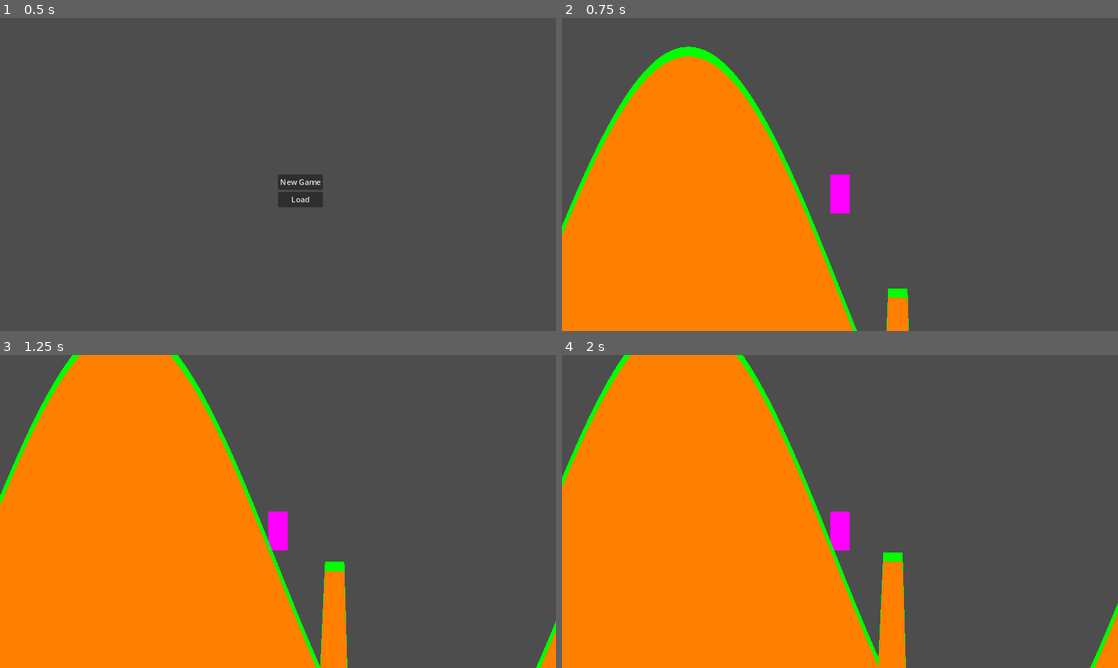
Above: before the commit, frames 1-4 (two rows, left to right).
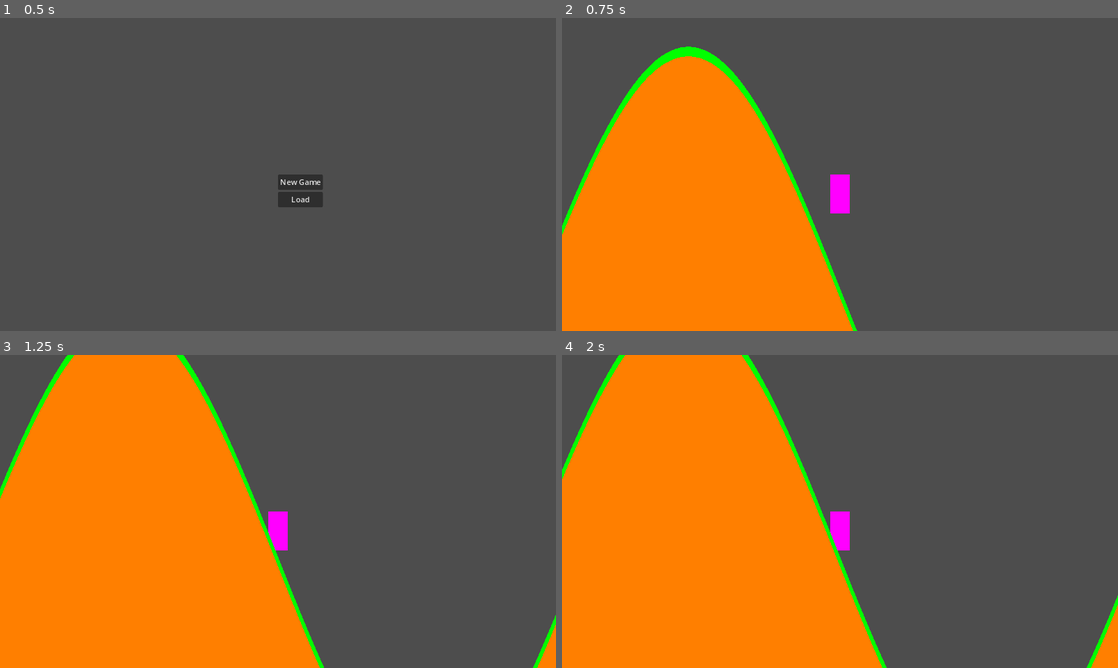
Above: after the commit, the same moments.

Repository: Shadowdragon019/Buildheim
Game: Godot game, scene res://main_menu/main_menu.tscn
Same seed, same stepped clock (60 frames per second), same inputs: the game is played once before the commit and once after it.
Inputs (mouse positions are in pixels of both pictures, inside the frame that each line leads up to):
- Up to frame 1 (0.5 s): no input
- Up to frame 2 (0.75 s): click "New Game" at 0.5 s
- Up to frame 3 (1.25 s): no input
- Up to frame 4 (2 s): move the mouse to (962, 495) at 1.27 s; hold E (index_right) from 1.28 s (still down); tap Mouse wheel down (back) at 1.35 s; tap Mouse wheel up (forwards) at 1.55 s

Frame 1 is identical in both runs. In frame 2, 0.5% of the frame differs, in the area x 58-63%, y 86-100%; in frame 3, 3.4%; in frame 4, 3.6%, in the area x 0-100%, y 0-100%.

Commit message:
Added basic player terraform #7

Diff:
--- a/player2/player.gd
+++ b/player2/player.gd
@@ -10,9 +10,9 @@
 
 func _physics_process(delta: float) -> void:
 	var new_zoom: float = camera.zoom.x
-	if Input.is_action_just_pressed("forwards") && !TestBuildingGlobal.building_mode_enabled:
+	if Input.is_action_just_pressed("forwards") && !TestBuildingGlobal.building_enabled:
 		new_zoom += 10.0 * delta
-	if Input.is_action_just_pressed("back") && !TestBuildingGlobal.building_mode_enabled:
+	if Input.is_action_just_pressed("back") && !TestBuildingGlobal.building_enabled:
 		new_zoom += -10.0 * delta
 	if new_zoom < 0.05:
 		new_zoom = 0.05
--- a/player2/player.tscn
+++ b/player2/player.tscn
@@ -5,8 +5,8 @@
 [sub_resource type="PlaceholderTexture2D" id="PlaceholderTexture2D_e2dns"]
 size = Vector2(20, 40)
 
-[sub_resource type="RectangleShape2D" id="RectangleShape2D_tr62l"]
-size = Vector2(20, 40)
+[sub_resource type="CapsuleShape2D" id="CapsuleShape2D_5uewe"]
+height = 40.0
 
 [node name="Player" type="CharacterBody2D"]
 floor_max_angle = 1.309
@@ -23,4 +23,4 @@
 
 [node name="CollisionShape2D" type="CollisionShape2D" parent="."]
 position = Vector2(0, -20)
-shape = SubResource("RectangleShape2D_tr62l")
+shape = SubResource("CapsuleShape2D_5uewe")
--- a/project.godot
+++ b/project.godot
@@ -88,6 +88,11 @@
 "events": [Object(InputEventKey,"resource_local_to_scene":false,"resource_name":"","device":-1,"window_id":0,"alt_press …(191 unchanged characters)…
 ]
 }
+toggle_terrain_editing={
+"deadzone": 0.5,
+"events": [Object(InputEventKey,"resource_local_to_scene":false,"resource_name":"","device":-1,"window_id":0,"alt_pressed":false,"shift_pressed":false,"ctrl_pressed":false,"meta_pressed":false,"pressed":false,"keycode":0,"physical_keycode":82,"key_label":0,"unicode":114,"location":0,"echo":false,"script":null)
+]
+}
 
 [rendering]
 
--- a/tests/test-building/global.gd
+++ b/tests/test-building/global.gd
@@ -8,20 +8,33 @@
 
 var load_game = false
 var objects_over_mouse: Array[WorldObject] = []
-var building_mode_enabled := false
+var building_enabled := false :
+	set(value):
+		building_enabled = value
+		if terraforming_enabled && value:
+			terraforming_enabled = false
+var terraforming_enabled := false :
+	set(value):
+		terraforming_enabled = value
+		if building_enabled && value:
+			building_enabled = false
 var snap_point_index := 4
+
 
 func _process(_delta: float) -> void:
 	if !objects_over_mouse.is_empty():
-		if building_mode_enabled: last_oom().modulate = Color(2, 2, 1)
+		if building_enabled: last_oom().modulate = Color(2, 2, 1)
 		else: last_oom().modulate = Color.WHITE
 		if objects_over_mouse.size() >= 2:
 			for i in range(objects_over_mouse.size()-1):
 				objects_over_mouse[i].modulate = Color.WHITE
 	if Input.is_action_just_pressed("toggle_building_mode"):
-		building_mode_enabled = !building_mode_enabled
-		if !building_mode_enabled && !objects_over_mouse.is_empty():
+		building_enabled = !building_enabled
+		if !building_enabled && !objects_over_mouse.is_empty():
 			last_oom().modulate = Color.WHITE
+	if Input.is_action_just_pressed("toggle_terrain_editing"):
+		terraforming_enabled = !terraforming_enabled
+
 
 ## Last object over mouse index
 func last_oom_index() -> int:
@@ -29,6 +42,8 @@
 		return 0
 	else:
 		return objects_over_mouse.size()-1
+
+
 ## Last object over mouse
 func last_oom() -> WorldObject:
 	if objects_over_mouse.is_empty():
--- a/tests/test-building/world.gd
+++ b/tests/test-building/world.gd
@@ -4,13 +4,14 @@
 const packed_object := preload("res://object/object.tscn")
 const packed_ground_shader := preload("res://tests/test-building/ground.gdshader")
 const chunk_bottom := 1000
-const chunk_point_width := 5
+const point_width := 5
 const points_per_chunk := 400
-const chunk_width := chunk_point_width * points_per_chunk
+const chunk_width := point_width * points_per_chunk
 
 @onready var player: CharacterBody2D = $Player
-@onready var preview : Sprite2D = $Preview # Shader will break if there's more then one instance
+@onready var building_preview : Sprite2D = $BuildingPreview # Shader will break if there's more then one instance
 @onready var snapping_area: Area2D = $SnappingArea
+@onready var terraforming_preview: Polygon2D = $TerraformingPreview
 var object_rotation := 0.0
 var blocking_objects : Array[Node2D] = []
 var snap_objects : Array[WorldObject] = []
@@ -19,9 +20,20 @@
 #Dictionary[int, Dictionary[int, float]]
 var new_chunk_heights : Dictionary = {}
 
-
 func chunk_index_at_x(x: float) -> int:
-	return floori(x / chunk_width)
+	@warning_ignore("narrowing_conversion")
+	var chunk_index : int = x / chunk_width
+	if x < 0:
+		chunk_index -= 1
+	return chunk_index
+
+
+func point_index_at_x(x: float) -> int:
+	@warning_ignore("integer_division")
+	var point_index := (int(x + float(point_width) / 2.0) % chunk_width) / point_width
+	if point_index < 0:
+		point_index += points_per_chunk
+	return point_index
 
 
 func get_height(chunk_index: int, point_index: int) -> float:
@@ -38,7 +50,7 @@
 	else:
 		new_chunk_heights[chunk_index] = heights
 
-	# Set other chun
+	# Set other chunk
 	if smart_points:
 		if heights.has(0):
 			set_heights(chunk_index - 1, {points_per_chunk: heights[0]}, false)
@@ -66,7 +78,7 @@
 		var chunk_heights_portion : PackedFloat32Array = []
 		var start_x = chunk_width * chunk_index
 		for i in range(points_per_chunk + 1):
-			var x : float = start_x + i * chunk_point_width
+			var x : float = start_x + i * point_width
 			var y : float = sin(x/100.0) * 250.0
 			#if sin(x/2500.0) < 0:
 				#y += sin(x/2500.0) * 2500.0
@@ -103,7 +115,7 @@
 
 		var start_x = chunk_width * chunk_index
 		for i in range(points_per_chunk + 1):
-			var x : float = start_x + i * chunk_point_width
+			var x : float = start_x + i * point_width
 			var y : float = chunk_heights[chunk_index][i]
 			grass_points[i] = Vector2(x, y)
 			grass_points[(points_per_chunk + 1) * 2 - i - 1] = Vector2(x, y - 10)
@@ -143,6 +155,7 @@
 
 
 func save_game():
+	print("Saving!")
 	var save := FileAccess.open("user://save.json", FileAccess.WRITE)
 	var data := {
 		"player_position": {
@@ -161,62 +174,76 @@
 		load_game()
 
 	# Dictionary[int, float]
-	new_chunk_heights.merge({
-		0: {
-			10: 0,
-			11: 0,
-			12: 0,
-			13: 0,
-			14: 0,
-			-1: 0,
-			points_per_chunk + 1: 0,
-			0: chunk_bottom + 1
-		},
-		1000: {}
-	}, true)
-	set_heights(0, {points_per_chunk: -100})
+	set_heights(0, {
+		400: 0,
+		399: 0,
+		398: 0,
+		397: 0,
+		396: 0,
+	})
+
+
+
 
 func _process(_delta: float):
-	if Input.is_action_just_pressed("forwards") && TestBuildingGlobal.building_mode_enabled:
+	var global_mouse_position := get_global_mouse_position()
+
+	# Building
+	#region
+	if Input.is_action_just_pressed("forwards") && TestBuildingGlobal.building_enabled:
 		object_rotation += PI/8.0
-	if Input.is_action_just_pressed("back") && TestBuildingGlobal.building_mode_enabled:
+	if Input.is_action_just_pressed("back") && TestBuildingGlobal.building_enabled:
 		object_rotation += -PI/8.0
 
-	preview.global_position = get_global_mouse_position()
-	preview.rotation = object_rotation
+	building_preview.global_position = global_mouse_position
+	building_preview.rotation = object_rotation
 	snapping_area.rotation = object_rotation
-	preview.visible = TestBuildingGlobal.building_mode_enabled
-	snapping_area.visible = TestBuildingGlobal.building_mode_enabled
-
-	if Input.is_action_just_pressed("index_right") && TestBuildingGlobal.building_mode_enabled:
+	building_preview.visible = TestBuildingGlobal.building_enabled
+	snapping_area.visible = TestBuildingGlobal.building_enabled
+
+	if Input.is_action_just_pressed("index_right") && TestBuildingGlobal.building_enabled:
 		TestBuildingGlobal.snap_point_index -= 1
 		if TestBuildingGlobal.snap_point_index < 0:
 			TestBuildingGlobal.snap_point_index = TestBuildingGlobal.object_snap_points.size() - 1
-	if Input.is_action_just_pressed("index_left") && TestBuildingGlobal.building_mode_enabled:
+	if Input.is_action_just_pressed("index_left") && TestBuildingGlobal.building_enabled:
 		TestBuildingGlobal.snap_point_index += 1
 		if TestBuildingGlobal.snap_point_index >= TestBuildingGlobal.object_snap_points.size():
 			TestBuildingGlobal.snap_point_index = 0
-	preview.global_position = preview.to_global(TestBuildingGlobal.object_snap_points[TestBuildingGlobal.snap_point_index])
-	snapping_area.global_position = get_global_mouse_position()
+	building_preview.global_position = building_preview.to_global(TestBuildingGlobal.object_snap_points[TestBuildingGlobal.snap_point_index])
+	snapping_area.global_position = global_mouse_position
 
 	for snap_object in snap_objects:
 		for snap_point in snap_object.snap_points:
 			var distance := snapping_area.global_position.distance_to(snap_point)
 			if distance < 2:
-				preview.global_position = snap_point
-				preview.global_position = preview.to_global(TestBuildingGlobal.object_snap_points[TestBuildingGlobal.snap_point_index])
+				building_preview.global_position = snap_point
+				building_preview.global_position = building_preview.to_global(TestBuildingGlobal.object_snap_points[TestBuildingGlobal.snap_point_index])
 				break
 
 	# Place object
-	if Input.is_action_just_pressed("left_click") && TestBuildingGlobal.building_mode_enabled:
+	if Input.is_action_just_pressed("left_click") && TestBuildingGlobal.building_enabled:
 		var object : StaticBody2D = packed_object.instantiate()
-		object.global_position = preview.global_position
-		object.global_rotation = preview.global_rotation
+		object.global_position = building_preview.global_position
+		object.global_rotation = building_preview.global_rotation
 		add_child(object)
 	# Remove object
-	if Input.is_action_just_released("right_click") && !TestBuildingGlobal.objects_over_mouse.is_empty() && TestBuildingGlobal.building_mode_enabled:
+	if Input.is_action_just_released("right_click") && !TestBuildingGlobal.objects_over_mouse.is_empty() && TestBuildingGlobal.building_enabled:
 		TestBuildingGlobal.last_oom().queue_free()
 		TestBuildingGlobal.objects_over_mouse.remove_at(TestBuildingGlobal.last_oom_index())
+	#endregion
+
+	# Terraforming
+	#region
+	terraforming_preview.visible = TestBuildingGlobal.terraforming_enabled
+	if TestBuildingGlobal.terraforming_enabled:
+		terraforming_preview.global_position = Vector2(int(global_mouse_position.x / point_width) * point_width, global_mouse_position.y)
+
+		if Input.is_action_just_pressed("left_click") && global_mouse_position.y < chunk_bottom:
+			print("e")
+			set_heights(chunk_index_at_x(terraforming_preview.global_position.x), {
+				int(terraforming_preview.global_position.x / point_width): terraforming_preview.global_position.y
+			})
+	#endregion
 
 	# Load chunks around player
 	for i in range(7):
@@ -267,23 +294,21 @@
 	new_chunk_heights = {}
 	#endregion
 
-	#THIS SHOULD BE AT THE END OF THIS FUNCTION
 	# Save
 	if Input.is_action_just_pressed("save"):
 		save_game()
-	#THIS SHOULD BE AT THE END OF THIS FUNCTION
 
 func _on_preview_area_body_entered(body: Node2D):
 	if body.is_in_group("blocks_object_placement"):
 		blocking_objects.append(body)
-		preview.material.set_shader_parameter("blocked", true)
+		building_preview.material.set_shader_parameter("blocked", true)
 
 
 func _preview_area_body_exited(body: Node2D):
 	if body.is_in_group("blocks_object_placement"):
 		blocking_objects.erase(body)
 		if blocking_objects.is_empty():
-			preview.material.set_shader_parameter("blocked", false)
+			building_preview.material.set_shader_parameter("blocked", false)
 
 
 func _on_snapping_area_body_entered(body: Node2D):
--- a/tests/test-building/world.tscn
+++ b/tests/test-building/world.tscn
@@ -22,14 +22,14 @@
 position = Vector2(0, -100)
 inifnite_jumps = true
 
-[node name="Preview" type="Sprite2D" parent="."]
+[node name="BuildingPreview" type="Sprite2D" parent="."]
 modulate = Color(1, 1, 1, 0.501961)
 material = SubResource("ShaderMaterial_5r5qc")
 texture = ExtResource("4_6dw28")
 
-[node name="PreviewArea" type="Area2D" parent="Preview"]
+[node name="PreviewArea" type="Area2D" parent="BuildingPreview"]
 
-[node name="CollisionShape2D" type="CollisionShape2D" parent="Preview/PreviewArea"]
+[node name="CollisionShape2D" type="CollisionShape2D" parent="BuildingPreview/PreviewArea"]
 shape = SubResource("RectangleShape2D_nfd50")
 
 [node name="SnappingArea" type="Area2D" parent="."]
@@ -37,7 +37,14 @@
 [node name="CollisionShape2D" type="CollisionShape2D" parent="SnappingArea"]
 shape = SubResource("RectangleShape2D_6rdb8")
 
-[connection signal="body_entered" from="Preview/PreviewArea" to="." method="_on_preview_area_body_entered"]
-[connection signal="body_exited" from="Preview/PreviewArea" to="." method="_preview_area_body_exited"]
+[node name="TerraformingPreview" type="Polygon2D" parent="."]
+visible = false
+top_level = true
+scale = Vector2(0.5, 0.5)
+color = Color(1, 1, 0, 1)
+polygon = PackedVector2Array(-5, 10, 5, 10, 10, 5, 10, -5, 5, -10, -5, -10, -10, -5, -10, 5)
+
+[connection signal="body_entered" from="BuildingPreview/PreviewArea" to="." method="_on_preview_area_body_entered"]
+[connection signal="body_exited" from="BuildingPreview/PreviewArea" to="." method="_preview_area_body_exited"]
 [connection signal="body_entered" from="SnappingArea" to="." method="_on_snapping_area_body_entered"]
 [connection signal="body_exited" from="SnappingArea" to="." method="_on_snapping_area_body_exited"]
